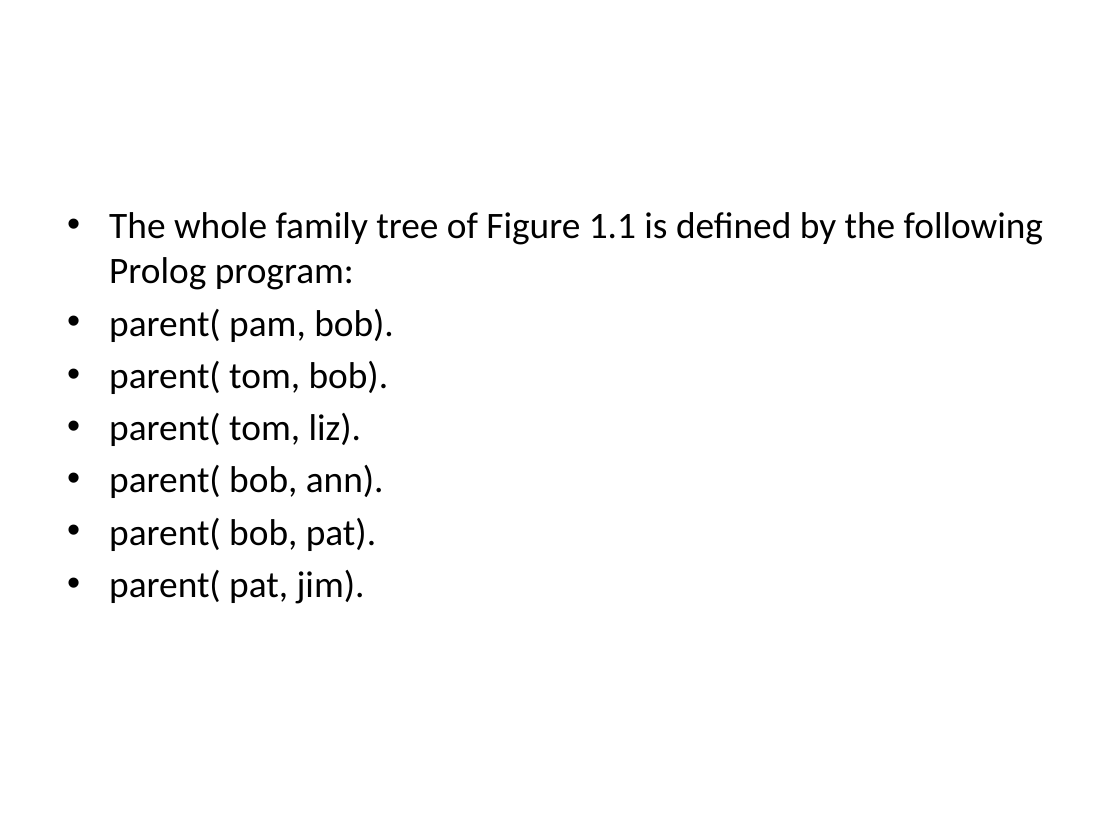
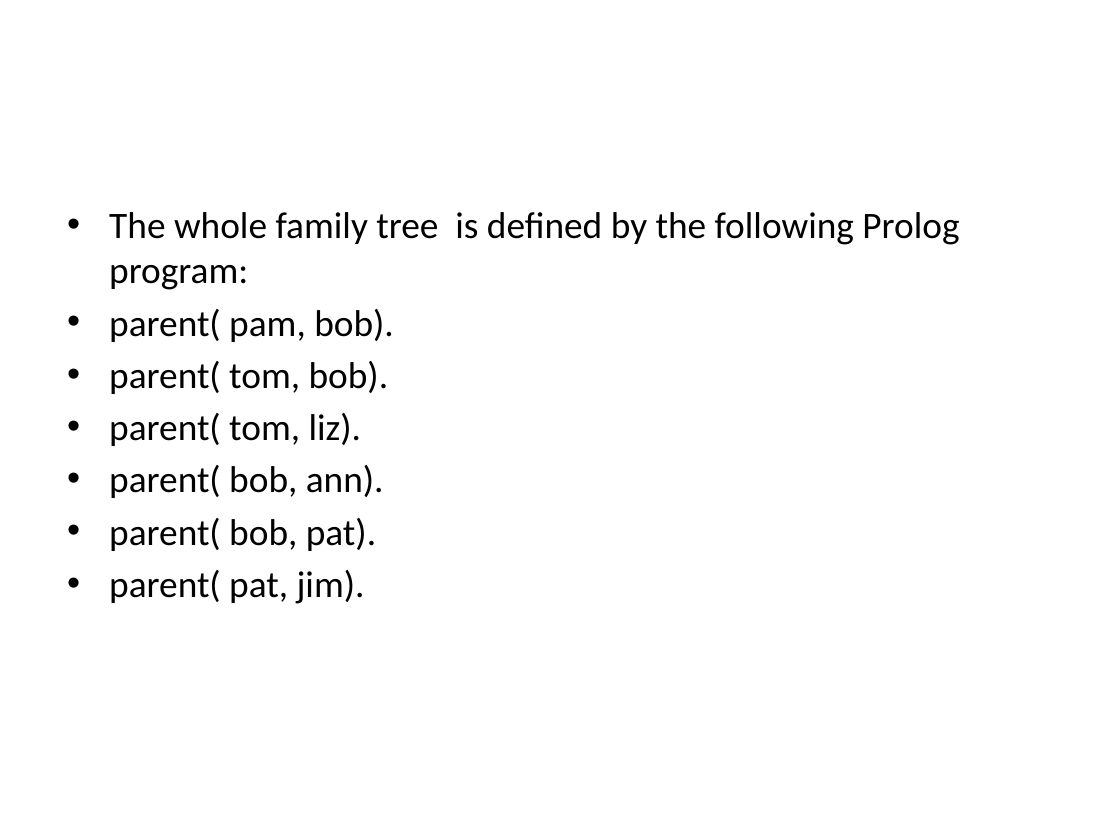
Before and after one commit to mssanamateen/Artificial-Intelligence-Lab, a slide deck: slide 13 of prolog/prolog.pptx. Drawn at 1120x840 pixels with LibreOffice and Linux fonts; fonts in the diff are those of the drawing. Boxes give left, top, right and bottom in pixels: in the first picture for what was removed or moved away, otherwise in the second. Text is boxed around its words. In the diff, an @@ line names an element or a change of style, - is before the commit and + after.

```diff
--- a/prolog/prolog.pptx
+++ b/prolog/prolog.pptx
@@ text at (x1=109, y1=212, x2=959, y2=290): text changed @@
-• The whole family tree of Figure 1.1 is defined by the following Prolog program:
+• The whole family tree is defined by the following Prolog program:
```
Also in this commit, not shown: 3 other slides changed, 2 other files.
